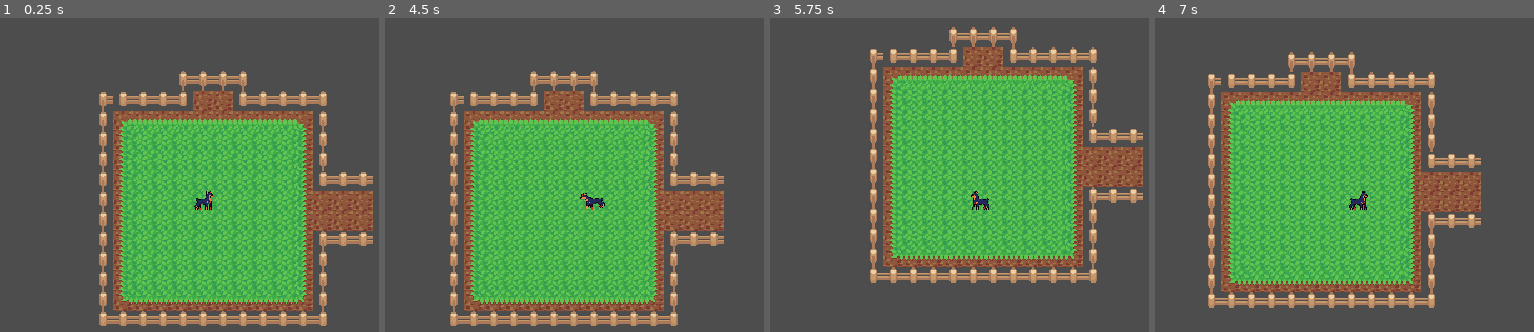
Above: before the commit, frames 1-4 (left to right).
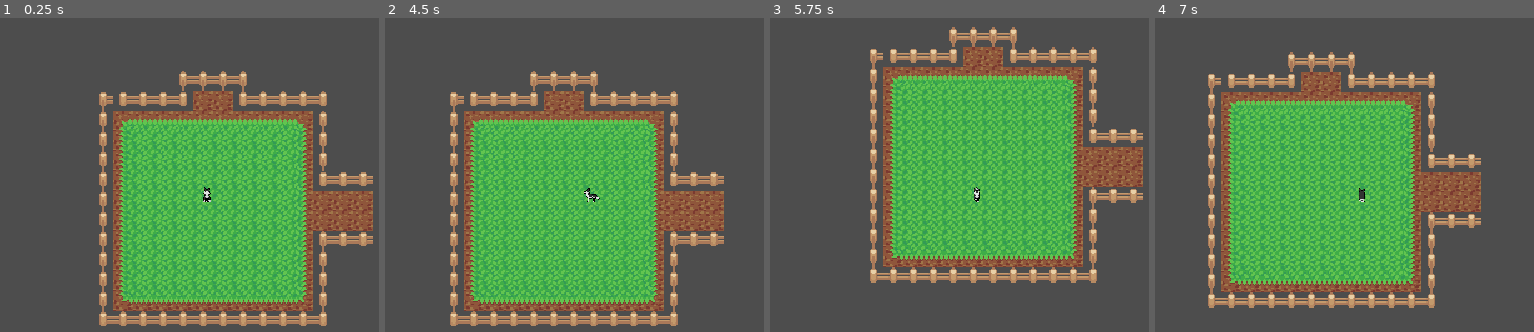
Above: after the commit, the same moments.

Repository: BaptizedLion/HuskyGameFall24
Game: Godot game, scene res://Levels/game_level.tscn
Same seed, same stepped clock (60 frames per second), same inputs: the game is played once before the commit and once after it.
Inputs:
- Up to frame 1 (0.25 s): no input
- Up to frame 2 (4.5 s): tap Enter at 0.5 s; hold D (right) 0.53-1.28 s; hold E (bite) 0.53-1.28 s; hold S (down) 1.28-2.03 s; tap E (bite) at 1.35, 2.85, 4.35 s; hold D (right) 2.03-2.78 s; hold E (bite) 2.03-2.78 s; hold W (up) 2.78-3.53 s; hold E (bite) 3.53-4.28 s; hold A (left) from 3.53 s (still down)
- Up to frame 3 (5.75 s): release A (left) at 5.03 s; hold S (down) from 5.03 s (still down); hold E (bite) from 5.03 s (still down)
- Up to frame 4 (7 s): release S (down) at 5.78 s; release E (bite) at 5.78 s; hold D (right) 5.78-6.53 s; tap E (bite) at 5.85 s; hold W (up) from 6.53 s (still down); hold E (bite) from 6.53 s (still down)

The runs differ from the first frame. In frame 1, 0.2% of the frame differs, in the area x 51-57%, y 53-62%; in frame 2, 0.2%, in the area x 51-59%, y 54-62%; in frame 3, 0.2%; in frame 4, 0.2%.

Commit message:
Added Husky Sprite
Sprite added, animations added

Diff:
--- a/Characters/dog_player.gd
+++ b/Characters/dog_player.gd
@@ -1,36 +1,36 @@
 extends CharacterBody2D
-@export var move_speed : float = 50
+
+@export var move_speed: float = 50
 @onready var animated_sprite = $AnimatedSprite2D
+
 func _physics_process(delta):
-	# get input direction
+	# Get input direction
 	var input_direction = Vector2(
 		Input.get_action_strength("right") - Input.get_action_strength("left"),
 		Input.get_action_strength("down") - Input.get_action_strength("up")
 	)
 
+	# Default to idle animation
+	var animation = "idle"
 
-	var direction = Input.get_axis("left", "right")
-	if direction > 0:
+	# Determine animation based on input
+	if input_direction.x > 0:
 		animated_sprite.flip_h = false
-	elif direction < 0:
+		animation = "walk_right"
+	elif input_direction.x < 0:
 		animated_sprite.flip_h = true
+		animation = "walk_right"
+	elif input_direction.y < 0:  # Upward movement
+		animation = "walk_up"
+	elif input_direction.y > 0:  # Downward movement
+		animation = "walk_down"
 
-	#Play animations
-	if direction == 0:
-		animated_sprite.play("idle")
-	else:
-		animated_sprite.play("walk")
+	# Play the determined animation if it changes
+	if animated_sprite.animation != animation:
+		animated_sprite.play(animation)
 
-	if Input.is_action_pressed("bite"):
-		animated_sprite.play("bite")
+	# Update velocity
+	velocity = input_direction * move_speed
 
-	if direction:
-			velocity.x = direction * move_speed
-	else:
-			velocity.x = move_toward(velocity.x, 0 , move_speed)
-
-	print(input_direction)
-	#update velocity
-	velocity = input_direction * move_speed
-	#Move and slide function uses velocity of character body to move character on map
+	# Move the character
 	move_and_slide()
--- a/Characters/dog_player.tscn
+++ b/Characters/dog_player.tscn
@@ -1,124 +1,118 @@
-[gd_scene load_steps=21 format=3 uid="uid://drcahv1foye1y"]
+[gd_scene load_steps=17 format=3 uid="uid://drcahv1foye1y"]
 
 [ext_resource type="Script" path="res://Characters/dog_player.gd" id="1_amwbw"]
-[ext_resource type="Texture2D" uid="uid://dqpwbpni43plc" path="res://Assets/1 Dog/Attack.png" id="2_3vqe5"]
-[ext_resource type="Texture2D" uid="uid://bbnna2twrv21t" path="res://Assets/1 Dog/Walk.png" id="2_a4wbw"]
-[ext_resource type="Texture2D" uid="uid://dv3bub04q6w76" path="res://Assets/1 Dog/Idle.png" id="2_uge6d"]
+[ext_resource type="Texture2D" uid="uid://3ys8c6cl4o0x" path="res://husky-1/husky.png" id="2_gixcw"]
 
-[sub_resource type="AtlasTexture" id="AtlasTexture_ot3hk"]
-atlas = ExtResource("2_3vqe5")
-region = Rect2(0, 0, 48, 48)
+[sub_resource type="AtlasTexture" id="AtlasTexture_qyubc"]
+atlas = ExtResource("2_gixcw")
+region = Rect2(0, 64, 32, 32)
 
-[sub_resource type="AtlasTexture" id="AtlasTexture_qlhj7"]
-atlas = ExtResource("2_3vqe5")
-region = Rect2(48, 0, 48, 48)
+[sub_resource type="AtlasTexture" id="AtlasTexture_wqadr"]
+atlas = ExtResource("2_gixcw")
+region = Rect2(0, 32, 32, 32)
 
-[sub_resource type="AtlasTexture" id="AtlasTexture_ywuyv"]
-atlas = ExtResource("2_3vqe5")
-region = Rect2(96, 0, 48, 48)
+[sub_resource type="AtlasTexture" id="AtlasTexture_fvskv"]
+atlas = ExtResource("2_gixcw")
+region = Rect2(0, 64, 32, 32)
 
-[sub_resource type="AtlasTexture" id="AtlasTexture_ldx8m"]
-atlas = ExtResource("2_3vqe5")
-region = Rect2(144, 0, 48, 48)
+[sub_resource type="AtlasTexture" id="AtlasTexture_0ij4y"]
+atlas = ExtResource("2_gixcw")
+region = Rect2(0, 0, 32, 32)
 
-[sub_resource type="AtlasTexture" id="AtlasTexture_sgatn"]
-atlas = ExtResource("2_uge6d")
-region = Rect2(0, 0, 48, 48)
+[sub_resource type="AtlasTexture" id="AtlasTexture_5pjxe"]
+atlas = ExtResource("2_gixcw")
+region = Rect2(64, 64, 32, 32)
 
-[sub_resource type="AtlasTexture" id="AtlasTexture_v2gl4"]
-atlas = ExtResource("2_uge6d")
-region = Rect2(48, 0, 48, 48)
+[sub_resource type="AtlasTexture" id="AtlasTexture_6pe8i"]
+atlas = ExtResource("2_gixcw")
+region = Rect2(96, 64, 32, 32)
 
-[sub_resource type="AtlasTexture" id="AtlasTexture_3ccpu"]
-atlas = ExtResource("2_uge6d")
-region = Rect2(96, 0, 48, 48)
+[sub_resource type="AtlasTexture" id="AtlasTexture_25r0h"]
+atlas = ExtResource("2_gixcw")
+region = Rect2(32, 32, 32, 32)
 
-[sub_resource type="AtlasTexture" id="AtlasTexture_c4jsx"]
-atlas = ExtResource("2_uge6d")
-region = Rect2(144, 0, 48, 48)
+[sub_resource type="AtlasTexture" id="AtlasTexture_sty4k"]
+atlas = ExtResource("2_gixcw")
+region = Rect2(64, 32, 32, 32)
 
-[sub_resource type="AtlasTexture" id="AtlasTexture_u2cy0"]
-atlas = ExtResource("2_a4wbw")
-region = Rect2(0, 0, 48, 48)
+[sub_resource type="AtlasTexture" id="AtlasTexture_24u4a"]
+atlas = ExtResource("2_gixcw")
+region = Rect2(32, 0, 32, 32)
 
-[sub_resource type="AtlasTexture" id="AtlasTexture_e6m4d"]
-atlas = ExtResource("2_a4wbw")
-region = Rect2(48, 0, 48, 48)
+[sub_resource type="AtlasTexture" id="AtlasTexture_dnmst"]
+atlas = ExtResource("2_gixcw")
+region = Rect2(64, 0, 32, 32)
 
-[sub_resource type="AtlasTexture" id="AtlasTexture_bgaar"]
-atlas = ExtResource("2_a4wbw")
-region = Rect2(96, 0, 48, 48)
+[sub_resource type="AtlasTexture" id="AtlasTexture_4hagx"]
+atlas = ExtResource("2_gixcw")
+region = Rect2(64, 96, 32, 32)
 
-[sub_resource type="AtlasTexture" id="AtlasTexture_uxji4"]
-atlas = ExtResource("2_a4wbw")
-region = Rect2(144, 0, 48, 48)
+[sub_resource type="AtlasTexture" id="AtlasTexture_bdc75"]
+atlas = ExtResource("2_gixcw")
+region = Rect2(96, 96, 32, 32)
 
-[sub_resource type="AtlasTexture" id="AtlasTexture_4ejjg"]
-atlas = ExtResource("2_a4wbw")
-region = Rect2(192, 0, 48, 48)
-
-[sub_resource type="AtlasTexture" id="AtlasTexture_herjf"]
-atlas = ExtResource("2_a4wbw")
-region = Rect2(240, 0, 48, 48)
-
-[sub_resource type="SpriteFrames" id="SpriteFrames_1xao3"]
+[sub_resource type="SpriteFrames" id="SpriteFrames_ikghe"]
 animations = [{
 "frames": [{
 "duration": 1.0,
-"texture": SubResource("AtlasTexture_ot3hk")
+"texture": SubResource("AtlasTexture_qyubc")
 }, {
 "duration": 1.0,
-"texture": SubResource("AtlasTexture_qlhj7")
+"texture": SubResource("AtlasTexture_wqadr")
 }, {
 "duration": 1.0,
-"texture": SubResource("AtlasTexture_ywuyv")
+"texture": SubResource("AtlasTexture_fvskv")
 }, {
 "duration": 1.0,
-"texture": SubResource("AtlasTexture_ldx8m")
+"texture": SubResource("AtlasTexture_0ij4y")
 }],
 "loop": true,
-"name": &"bite",
-"speed": 10.0
+"name": &"idle",
+"speed": 3.0
 }, {
 "frames": [{
 "duration": 1.0,
-"texture": SubResource("AtlasTexture_sgatn")
+"texture": SubResource("AtlasTexture_5pjxe")
 }, {
 "duration": 1.0,
-"texture": SubResource("AtlasTexture_v2gl4")
-}, {
-"duration": 1.0,
-"texture": SubResource("AtlasTexture_3ccpu")
-}, {
-"duration": 1.0,
-"texture": SubResource("AtlasTexture_c4jsx")
+"texture": SubResource("AtlasTexture_6pe8i")
 }],
 "loop": true,
-"name": &"idle",
-"speed": 10.0
+"name": &"walk_down",
+"speed": 5.0
 }, {
 "frames": [{
 "duration": 1.0,
-"texture": SubResource("AtlasTexture_u2cy0")
+"texture": SubResource("AtlasTexture_25r0h")
 }, {
 "duration": 1.0,
-"texture": SubResource("AtlasTexture_e6m4d")
+"texture": SubResource("AtlasTexture_sty4k")
+}],
+"loop": true,
+"name": &"walk_left",
+"speed": 5.0
+}, {
+"frames": [{
+"duration": 1.0,
+"texture": SubResource("AtlasTexture_24u4a")
 }, {
 "duration": 1.0,
-"texture": SubResource("AtlasTexture_bgaar")
+"texture": SubResource("AtlasTexture_dnmst")
+}],
+"loop": true,
+"name": &"walk_right",
+"speed": 5.0
+}, {
+"frames": [{
+"duration": 1.0,
+"texture": SubResource("AtlasTexture_4hagx")
 }, {
 "duration": 1.0,
-"texture": SubResource("AtlasTexture_uxji4")
-}, {
-"duration": 1.0,
-"texture": SubResource("AtlasTexture_4ejjg")
-}, {
-"duration": 1.0,
-"texture": SubResource("AtlasTexture_herjf")
+"texture": SubResource("AtlasTexture_bdc75")
 }],
 "loop": true,
-"name": &"walk",
-"speed": 10.0
+"name": &"walk_up",
+"speed": 5.0
 }]
 
 [sub_resource type="CircleShape2D" id="CircleShape2D_iyoak"]
@@ -129,10 +123,9 @@
 script = ExtResource("1_amwbw")
 
 [node name="AnimatedSprite2D" type="AnimatedSprite2D" parent="."]
-sprite_frames = SubResource("SpriteFrames_1xao3")
-animation = &"idle"
+sprite_frames = SubResource("SpriteFrames_ikghe")
+animation = &"walk_up"
 autoplay = "idle"
-frame_progress = 0.241815
 
 [node name="CollisionShape2D" type="CollisionShape2D" parent="."]
 position = Vector2(-5, 10)
Binary file added: Assets/Sprout Lands - Sprites - Basic pack/Tilesets/husky.png
Not shown, added: Assets/Sprout Lands - Sprites - Basic pack/Tilesets/husky.png.import
Binary file added: husky-1/husky.png
Not shown, added: husky-1/husky.png.import
